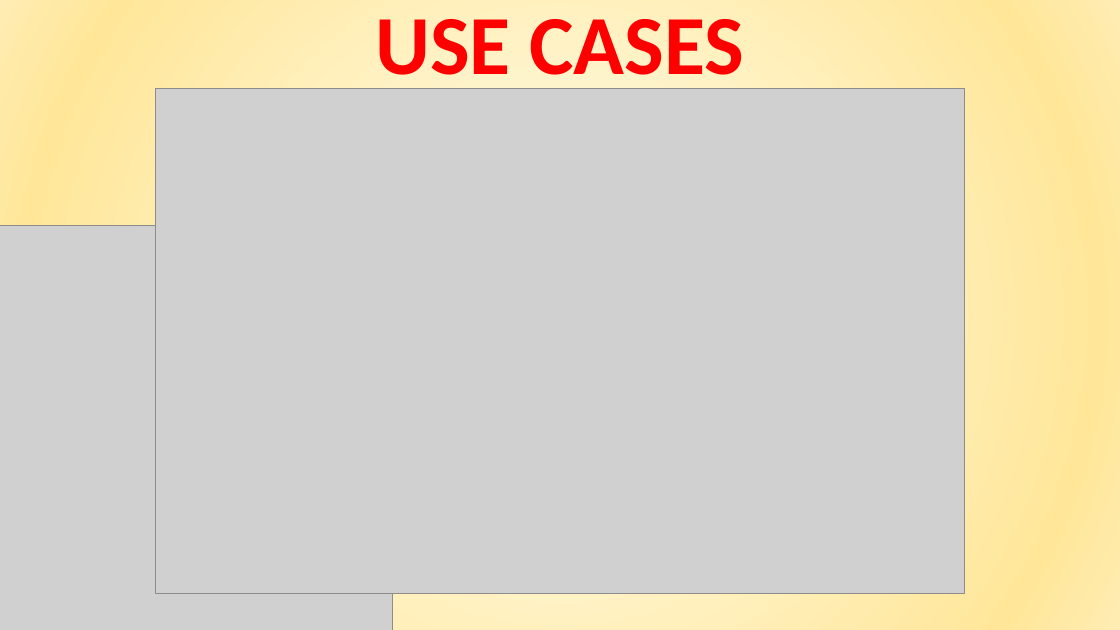
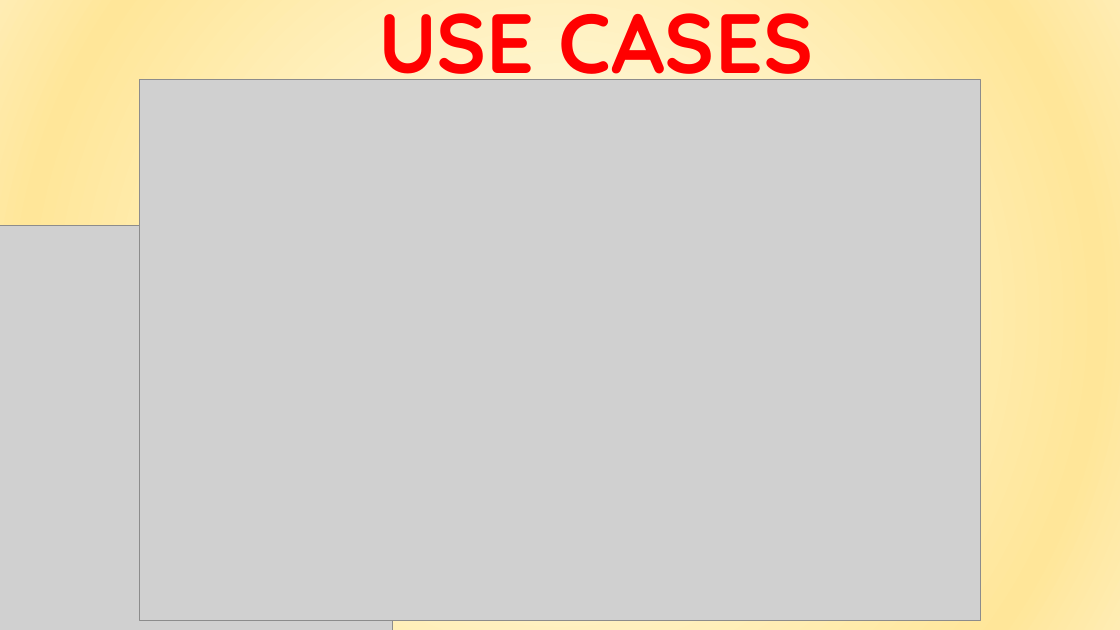
Before and after one commit to giuseppemanzi/manzinicolini, a slide deck: slide 12 of All/final presentation/Final presentation.pptx. Drawn at 1120x630 pixels with LibreOffice and Linux fonts; fonts in the diff are those of the drawing; grey boxes stand for pictures. Boxes give left, top, right and bottom in pixels: in the first picture for what was removed or moved away, otherwise in the second. Text is boxed around its words. In the diff, an @@ line names an element or a change of style, - is before the commit and + after.

```diff
--- a/All/final presentation/Final presentation.pptx
+++ b/All/final presentation/Final presentation.pptx
@@ text "USE CASES" at (378,13,814,95): font Calibri to Quicksand @@
@@ picture: place and size @@
-picture at (156,89,965,594)
+picture at (139,80,981,621)
```
Also in this commit, not shown: 13 other slides changed, 6 slides added, 1 other file.
